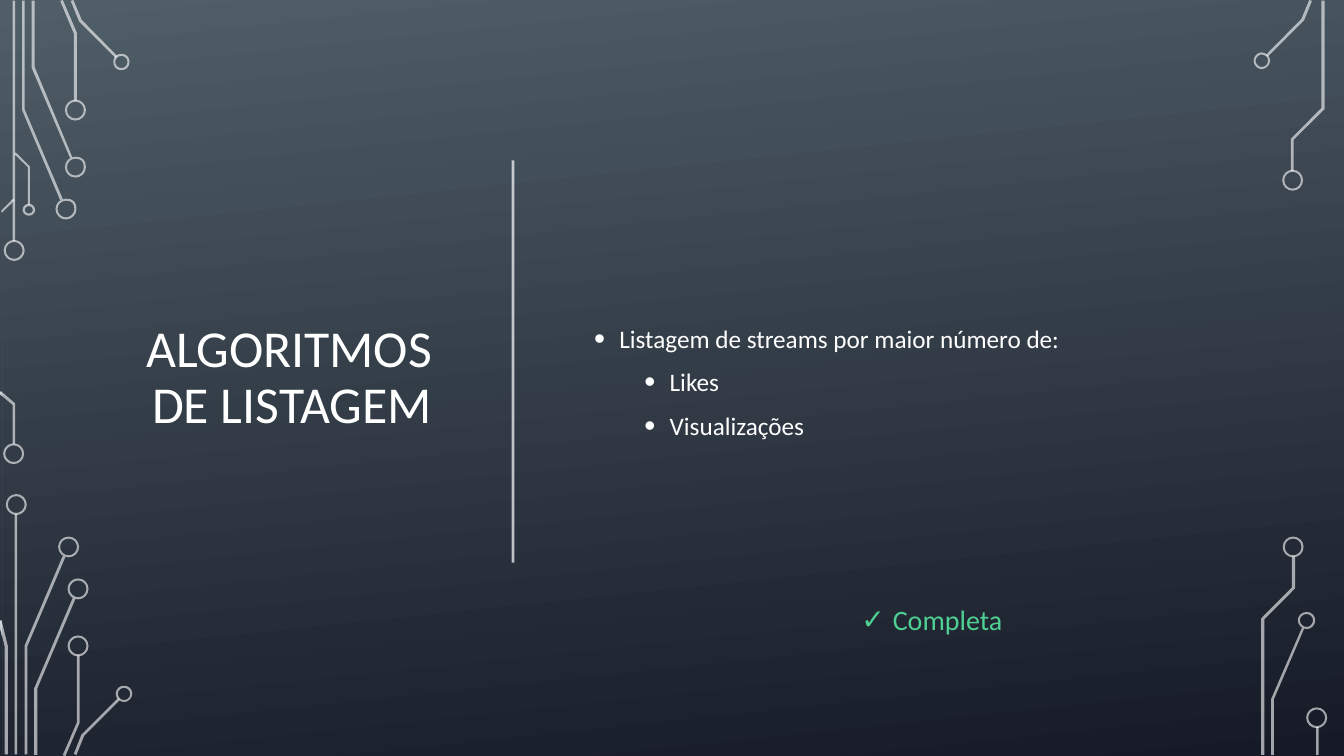
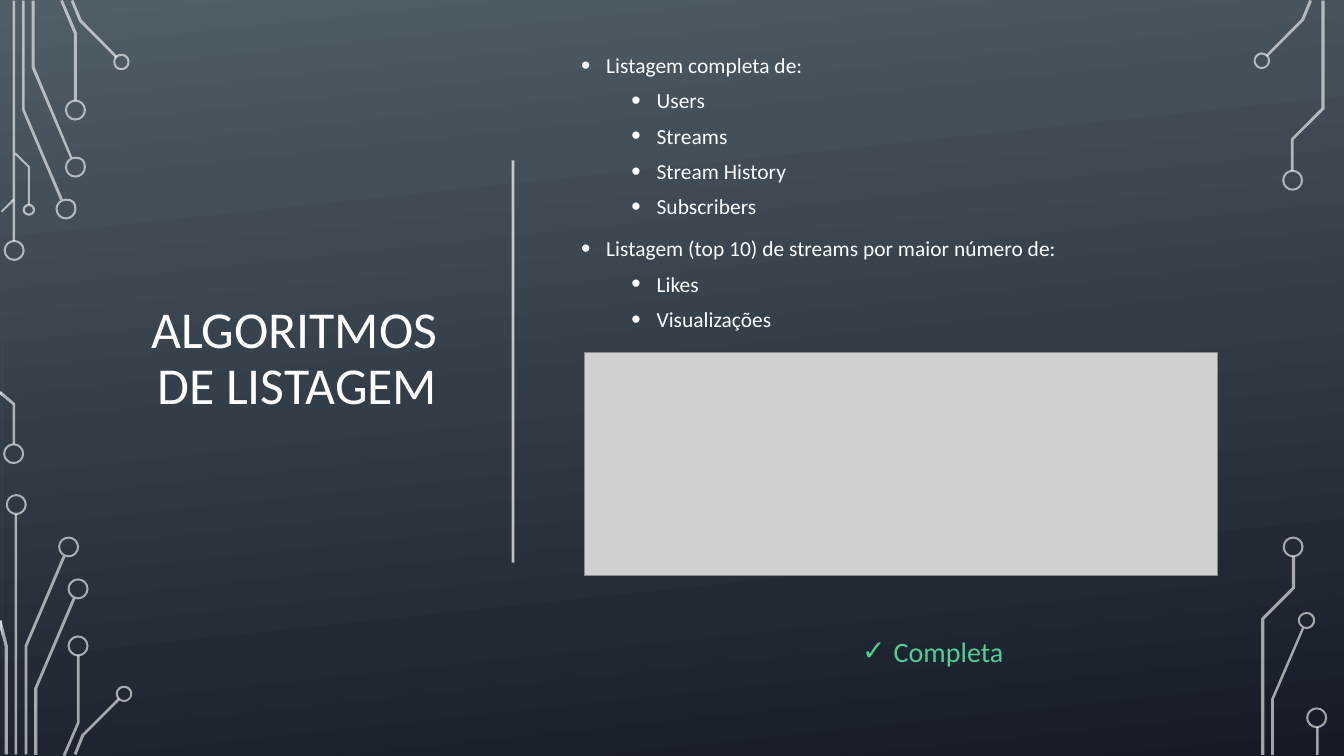
Before and after one commit to BrunoRosendo/StreamZ-AEDA-proj-, a slide deck: slide 13 of StreamZ.pptx. Drawn at 1344x756 pixels with LibreOffice and Linux fonts; fonts in the diff are those of the drawing; grey boxes stand for pictures; background and template pictures are left out. Boxes give left, top, right and bottom in pixels: in the first picture for what was removed or moved away, otherwise in the second. Text is boxed around its words. In the diff, an @@ line names an element or a change of style, - is before the commit and + after.

```diff
--- a/StreamZ.pptx
+++ b/StreamZ.pptx
@@ text "Listagem completa de:": place and size @@
-text "Listagem completa de:" at bbox=[619, 330, 1059, 440]
+text "Listagem completa de:" at bbox=[606, 58, 1056, 331]
@@ text at bbox=[606, 58, 1056, 260]: text changed; size 18 to 15.3 pt @@
-• Listagem de streams por maior número de:
+• Listagem completa de:
+  • Users
+  • Streams
+  • Stream History
+  • Subscribers
+• Listagem (top 10) de streams por maior número de:
@@ title "ALGORITMOS DE LISTAGEM": place and size @@
-title "ALGORITMOS DE LISTAGEM" at bbox=[146, 333, 432, 424]
+title "ALGORITMOS DE LISTAGEM" at bbox=[151, 314, 437, 405]
@@ text at bbox=[657, 277, 772, 331]: size 18 to 15.3 pt in "Likes", "Visualizações"; line spacing 1.2 to 1.1 @@
@@ picture added at bbox=[585, 353, 1218, 576] @@
@@ text "Completa": place and size @@
-text "Completa" at bbox=[893, 610, 1003, 635]
+text "Completa" at bbox=[894, 642, 1004, 667]
```
Also in this commit, not shown: 12 other slides changed, 3 slides added, 7 slides removed.
